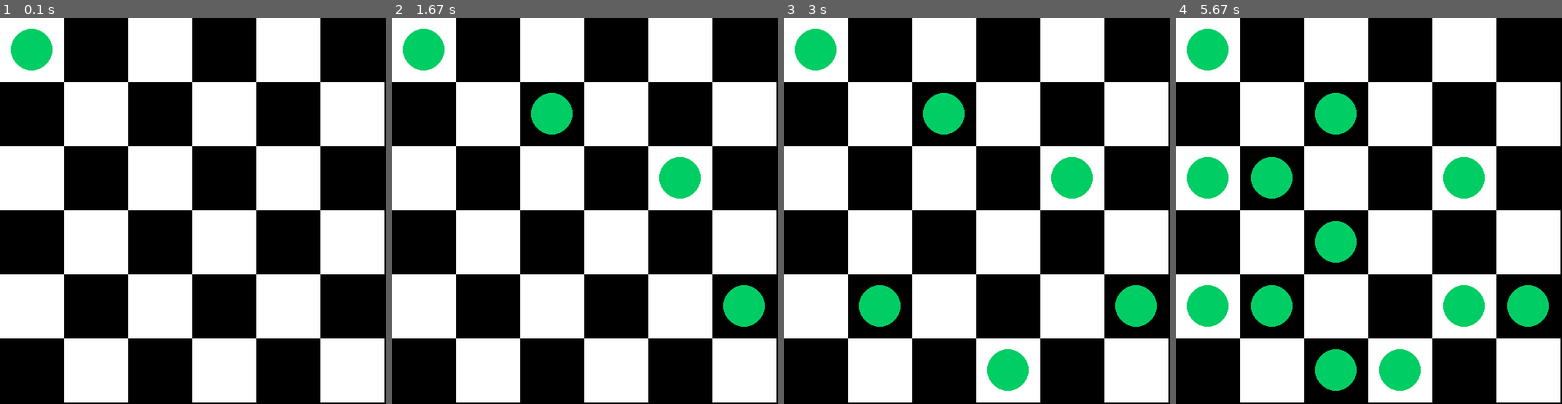
Above: before the commit, frames 1-4 (left to right).
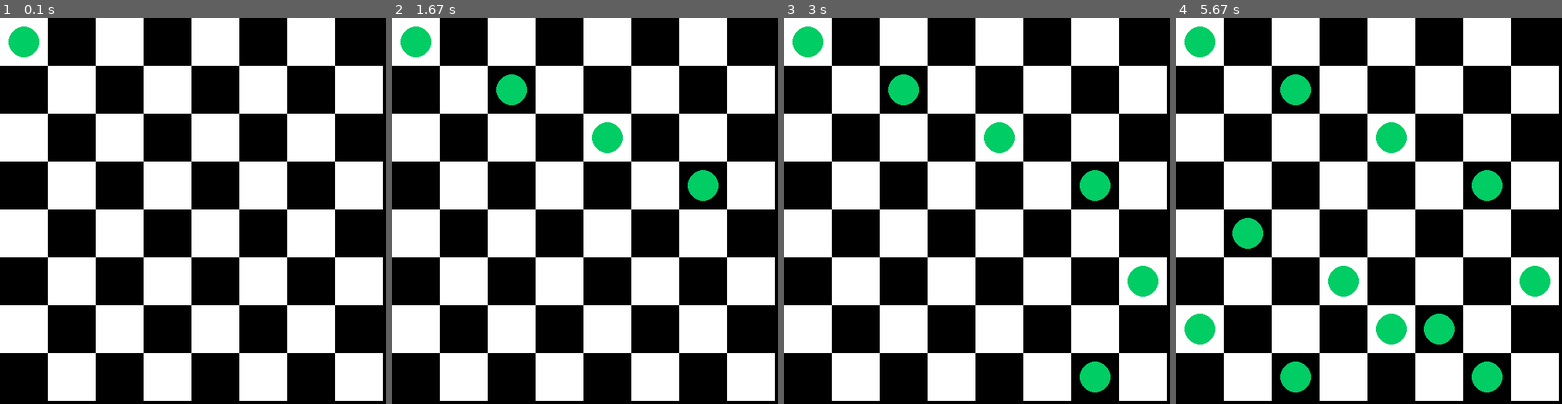
Above: after the commit, the same moments.

Repository: phantomf4321/Knight-tour-problem-pygame
Game: pygame game, started from illustration.py
Two runs of this game, one before a commit and one after it. Both use one fixed random seed, a clock stepped at 60 frames per second and the inputs below.
Inputs:
- Up to frame 1 (0.1 s): no input
- Up to frame 2 (1.67 s): no input
- Up to frame 3 (3 s): no input
- Up to frame 4 (5.67 s): no input

The runs differ from the first frame. In frame 1, 50% of the frame differs, in the area x 0-100%, y 0-100%; in frame 2, 52%; in frame 3, 53%; in frame 4, 56%.

Commit message:
solution on 8*8 board

Diff:
--- a/illustration.py
+++ b/illustration.py
@@ -4,7 +4,7 @@
 
 # Constants
 WIDTH, HEIGHT = 500, 500
-ROWS, COLS = 6, 6
+ROWS, COLS = 8, 8
 SQ_SIZE = WIDTH // COLS
 
 # Initialize Pygame
@@ -18,7 +18,7 @@
 GREEN = (0, 205, 100)
 
 # Chessboard representation
-chessboard = [[0, 15, 6, 25, 10, 13], [33, 24, 11, 14, 5, 26], [16, 1, 32, 7, 12, 9], [31, 34, 23, 20, 27, 4], [22, 17, 2, 29, 8, 19], [35, 30, 21, 18, 3, 28]]
+chessboard = [[0, 59, 38, 33, 30, 17, 8, 63], [37, 34, 31, 60, 9, 62, 29, 16], [58, 1, 36, 39, 32, 27, 18, 7], [35, 48, 41, 26, 61, 10, 15, 28], [42, 57, 2, 49, 40, 23, 6, 19], [47, 50, 45, 54, 25, 20, 11, 14], [56, 43, 52, 3, 22, 13, 24, 5], [51, 46, 55, 44, 53, 4, 21, 12]]
 
 
 def index_2d(myList, v):
@@ -28,7 +28,7 @@
 
 def create_positions(board):
     moves = []
-    for i in range(0,36):
+    for i in range(0, 64):
         index = index_2d(board, i)
         moves.append(index)
     return moves
